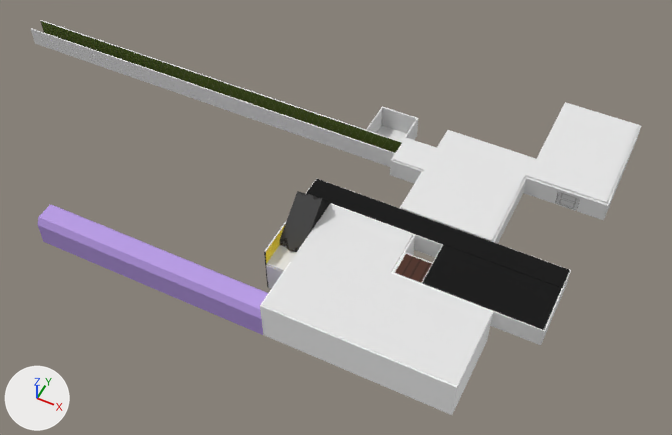
Two versions of the Blender file escenarios/Dormitorio_viejo.blend, one commit apart.
Camera for both pictures: a 50 mm lens placed at (12.6, -75.5, 98.5), pointed at (-29.7, 9.0, -7.1). Every picture has the same lights, and +X, +Y and +Z are marked at lower left. The first picture is the older version.

Script lines for the objects in view, before the commit:
```python
me_cube_015 = bpy.data.meshes.new('Cube.015')
me_cube_015.from_pydata(...)  # 40 vertices, 34 faces; spans x -1.77..2.79, y -1.03..2.63, z -1.0..1.0
# faces by material slot: [26, 6, 1, 1]
me_cube_015.materials.append(mat_material_054)  # white #e7e7e7
me_cube_015.materials.append(mat_material_055)  # picture img_techo_sala_dpto_png
me_cube_015.materials.append(mat_material_056)  # picture img_techo_baño_png
me_cube_015.materials.append(mat_material_057)  # picture img_techo_cuarto_niña_png
me_cube_016 = bpy.data.meshes.new('Cube.016')
me_cube_016.from_pydata(...)  # 94 vertices, 91 faces; spans x -18.2..18.2, y -4.1..0.0, z -2.5..2.3
me_cube_016.materials.append(mat_material_058)  # purple #b89be7
me_cube_019 = bpy.data.meshes.new('Cube.019')
me_cube_019.from_pydata(...)  # 58 vertices, 60 faces; spans x -1.38..1.51, y -1.0..1.0, z -1.26..1.41
me_cube_019.materials.append(mat_material_075)  # picture img_muros_y_piso_pasillo_png
ob_cube_015 = bpy.data.objects.new('Cube.015', me_cube_015)
ob_cube_015.location = (-11.9, 16.0, 2.2)
ob_cube_015.scale = (6.68, 8.66, 0.134)
ob_cube_016 = bpy.data.objects.new('Cube.016', me_cube_016)
ob_cube_016.location = (-46.1, -16.3, -1.9)
ob_cube_016.rotation_euler = (0.0, 0.0, 3.142)  # degrees (0, 0, 180)
ob_cube_019 = bpy.data.objects.new('Cube.019', me_cube_019)
ob_cube_019.location = (-27.9, 19.5, 0.5)
ob_cube_019.scale = (1.0, 0.12, 1.0)
# also in view: 'Cube.011' at (-14.4, -6.2, -1.1); 'Cube.009' at (-29.8, -0.6, 2.3); 'Cube.018' at (-57.6, 21.2, 0.2); 'Cube' at (-13.0, 1.7, 0.5); 'Cube.012' at (-14.3, -6.3, 2.1)
```
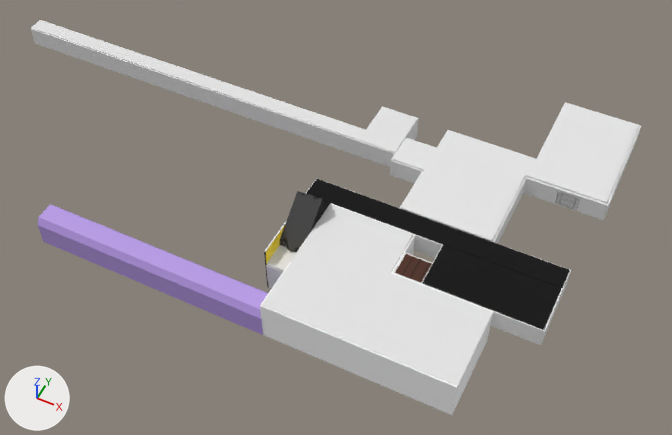
Patch to the scene script:
```diff
--- a/escenarios/Dormitorio_viejo.blend.py
+++ b/escenarios/Dormitorio_viejo.blend.py
@@ me_cube_019 @@
 # used by ob_cube_019; location = (-27.9, 19.5, 0.5); scale = (1.0, 0.12, 1.0)
-me_cube_019.from_pydata(...)  # 58 vertices, 60 faces; spans x -1.38..1.51, y -1.0..1.0, z -1.26..1.41
-me_cube_019.materials.append(mat_material_075)  # picture img_muros_y_piso_pasillo_png
+me_cube_019.from_pydata(...)  # 20 vertices, 18 faces; spans x -45.09..22.37, y -1.29..7.06, z -1.0..1.0
+# me_cube_019 part 1: the whole mesh is rebuilt
+# me_cube_019 part 2
+# 10 vertices are added at x -45.09..22.37, y -1.29..7.06, z -1.0
+# 10 new vertices lie (0.0, 0.0, 2.0) away from vertices in x -45.09..22.37, y -1.29..7.06, z -1.0
+# 18 new faces join them
@@ ob_cube_019 @@
 ob_cube_019 = bpy.data.objects.new('Cube.019', me_cube_019)
-ob_cube_019.location = (-27.9, 19.5, 0.5)
-ob_cube_019.scale = (1.0, 0.12, 1.0)
+ob_cube_019.location = (-46.3, 18.3, 2.2)
+ob_cube_019.scale = (1.0, 1.0, 0.0729)
```

Location of each change, [x1, y1, x2, y2] in pixels of the pictures (672 x 435 px):
'Cube.019', reshaped, moved, rescaled, recoloured
    before: [369, 134, 386, 149]
    after: [31, 20, 418, 153]
part 1 of me_cube_019, deleted
    before: [369, 134, 386, 149]
part 2 of me_cube_019, added
    after: [31, 20, 418, 153]
